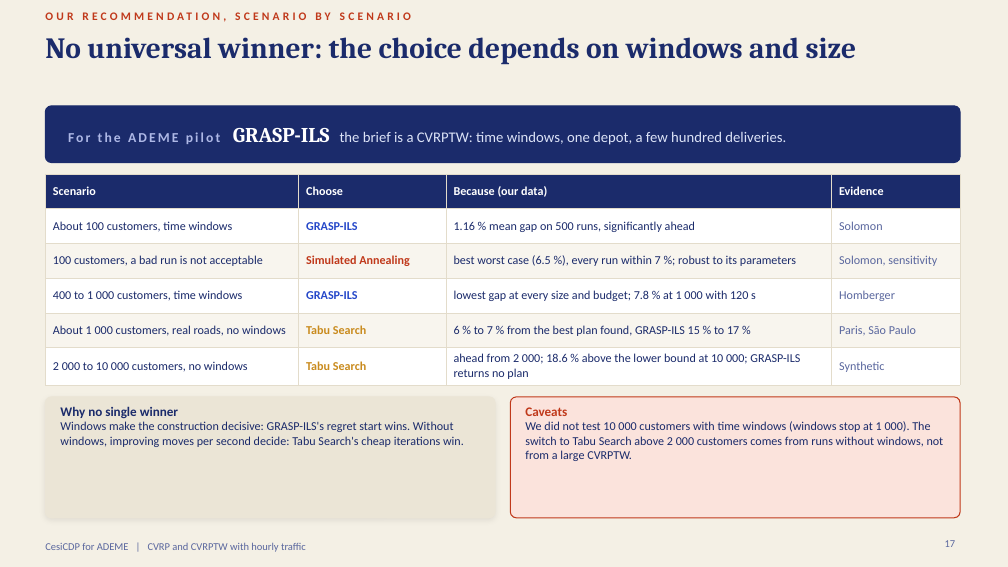
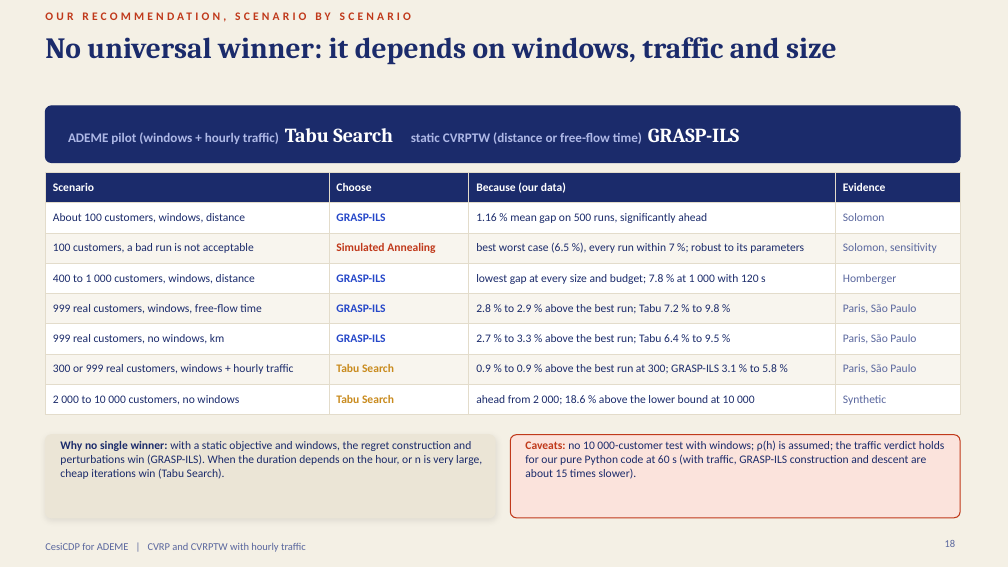
Before and after one commit to zzaved/cesi-cvrp-metaheuristics, a slide deck: slide 18 of presentation/cvrp_final_presentation.pptx (slide 17 before the commit). Drawn at 1008x567 pixels with LibreOffice and Linux fonts; fonts in the diff are those of the drawing. Boxes give left, top, right and bottom in pixels: in the first picture for what was removed or moved away, otherwise in the second. Text is boxed around its words. In the diff, an @@ line names an element or a change of style, - is before the commit and + after.

Commit message:
feat(presentation): cities with time windows slide, perturbation wording and revised recommendation

```diff
--- a/presentation/cvrp_final_presentation.pptx
+++ b/presentation/cvrp_final_presentation.pptx
@@ title at [45,37,837,64]: text changed @@
-No universal winner: the choice depends on windows and size
+No universal winner: it depends on windows, traffic and size
@@ text at [68,128,739,144]: text changed; size 14 to 12.5 pt; text colour #DCE3F7 to #AEB8E6; bold on @@
-For the ADEME pilot GRASP-ILS the brief is a CVRPTW: time windows, one depot, a few hundred deliveries.
+ADEME pilot (windows + hourly traffic) Tabu Search static CVRPTW (distance or free-flow time) GRASP-ILS
@@ table at [45,172,960,409] @@
-row 2, column 1: About 100 customers, time windows
+row 2, column 1: About 100 customers, windows, distance
-row 4: 400 to 1 000 customers, time windows | GRASP-ILS | lowest gap at every size and budget; 7.8 % at 1 000 with 120 s | Homberger
-row 5: About 1 000 customers, real roads, no windows | Tabu Search | 6 % to 7 % from the best plan found, GRASP-ILS 15 % to 17 % | Paris, São Paulo
-row 6: 2 000 to 10 000 customers, no windows | Tabu Search | ahead from 2 000; 18.6 % above the lower bound at 10 000; GRASP-ILS returns no plan | Synthetic
+row 4: 400 to 1 000 customers, windows, distance | GRASP-ILS | lowest gap at every size and budget; 7.8 % at 1 000 with 120 s | Homberger
+row 5: 999 real customers, windows, free-flow time | GRASP-ILS | 2.8 % to 2.9 % above the best run; Tabu 7.2 % to 9.8 % | Paris, São Paulo
+row 6: 999 real customers, no windows, km | GRASP-ILS | 2.7 % to 3.3 % above the best run; Tabu 6.4 % to 9.5 % | Paris, São Paulo
+row 7: 300 or 999 real customers, windows + hourly traffic | Tabu Search | 0.9 % to 0.9 % above the best run at 300; GRASP-ILS 3.1 % to 5.8 % | Paris, São Paulo
+row 8: 2 000 to 10 000 customers, no windows | Tabu Search | ahead from 2 000; 18.6 % above the lower bound at 10 000 | Synthetic
@@ rounded rectangle: place and size @@
-rounded rectangle at [45,397,495,518]
+rounded rectangle at [45,435,495,518]
@@ rounded rectangle at [45,435,495,518]: proportions changed @@
@@ text at [60,441,482,479]: text changed; size 11.5 to 11 pt @@
-Why no single winner
-Windows make the construction decisive: GRASP-ILS's regret start wins. Without windows, improving moves per second decide: Tabu Search's cheap iterations win.
+Why no single winner: with a static objective and windows, the regret construction and perturbations win (GRASP-ILS). When the duration depends on the hour, or n is very large, cheap iterations win (Tabu Search).
@@ rounded rectangle at [510,435,960,518]: proportions changed @@
@@ rounded rectangle: place and size @@
-rounded rectangle at [510,397,960,518]
+rounded rectangle at [510,435,960,518]
@@ text at [525,440,944,479]: text changed; size 11.5 to 11 pt @@
-Caveats
-We did not test 10 000 customers with time windows (windows stop at 1 000). The switch to Tabu Search above 2 000 customers comes from runs without windows, not from a large CVRPTW.
+Caveats: no 10 000-customer test with windows; ρ(h) is assumed; the traffic verdict holds for our pure Python code at 60 s (with traffic, GRASP-ILS construction and descent are about 15 times slower).
@@ page number at [945,540,956,547]: text changed @@
-17
+18
```
Also in this commit, not shown: 10 other slides changed, 1 slide added, 4 other files.
